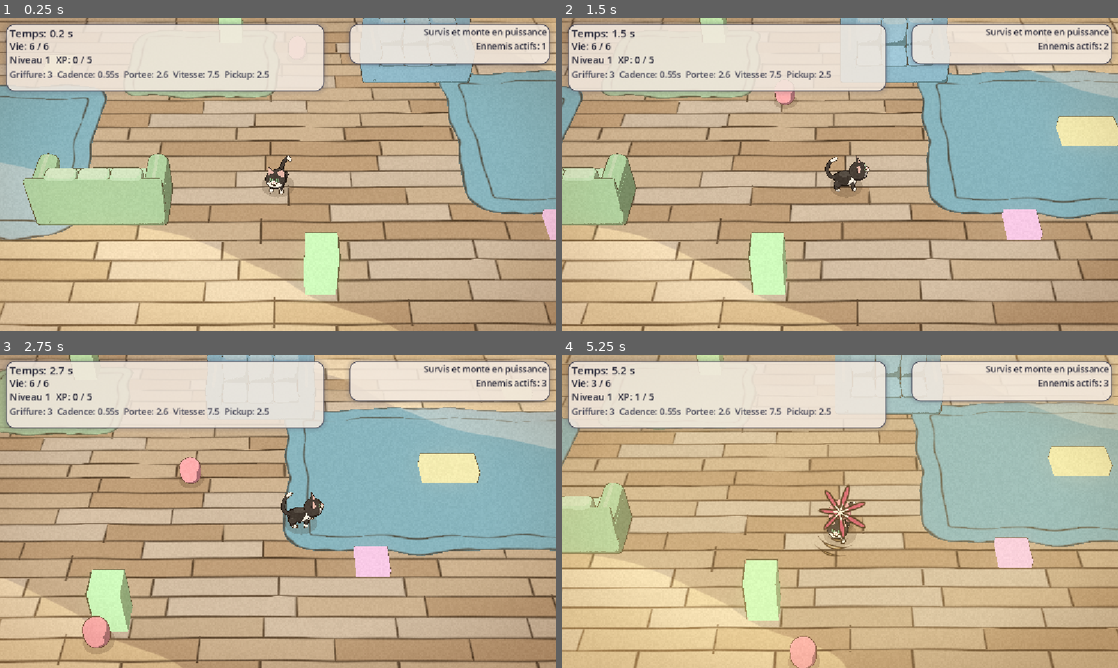
Above: before the commit, frames 1-4 (two rows, left to right).
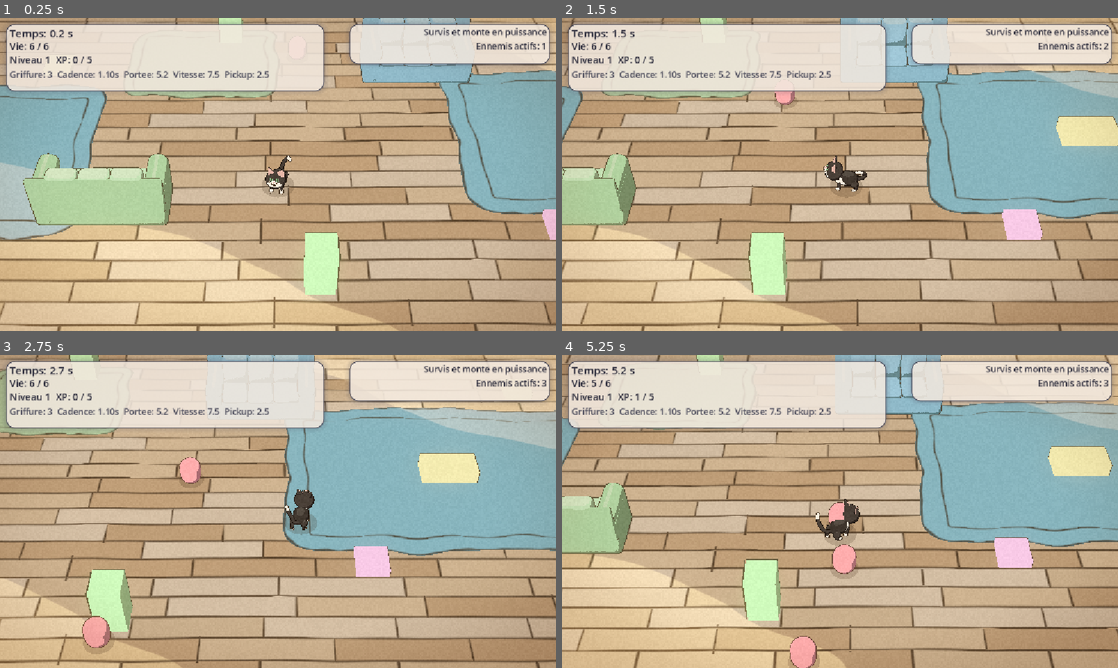
Above: after the commit, the same moments.

Repository: piiieeere/zeucozy
Game: Godot game, scene res://scenes/main.tscn
Two runs of this game, one before a commit and one after it. Both use one fixed random seed, a clock stepped at 60 frames per second and the inputs below.
Inputs (mouse positions are in pixels of both pictures, inside the frame that each line leads up to):
- Up to frame 1 (0.25 s): no input
- Up to frame 2 (1.5 s): tap Enter at 0.5 s; move the mouse to (962, 158) at 0.52 s; hold Right (ui_right) 0.53-1.25 s; tap O at 0.6 s; click (962, 158) at 0.67 s; drag from (728, 190) to (812, 237) at 1.27 s
- Up to frame 3 (2.75 s): move the mouse to (333, 442) at 2.02 s; hold Right (ui_right) from 2.03 s (still down); tap R at 2.1 s; click (333, 442) at 2.17 s
- Up to frame 4 (5.25 s): release Right (ui_right) at 2.75 s; drag from (812, 574) to (673, 464) at 2.77 s; move the mouse to (1006, 558) at 3.52 s; hold Left (ui_left) 3.53-4.25 s; tap 2 at 3.6 s; click (1006, 558) at 3.67 s; drag from (673, 464) to (756, 433) at 4.27 s; move the mouse to (867, 511) at 5.02 s; hold Down (ui_down) from 5.03 s (still down); tap 4 at 5.1 s; click (867, 511) at 5.17 s

The runs differ from the first frame. In frame 1, less than 0.1% of the frame differs, in the area x 17-31%, y 16-20%; in frame 2, 0.4%; in frame 3, 0.5%; in frame 4, 15%, in the area x 0-100%, y 0-100%.

Commit message:
feat: replace projectile with claw attack mechanics and update aiming system

Diff:
--- a/scripts/claw_slash.gd
+++ b/scripts/claw_slash.gd
@@ -6,8 +6,9 @@
 ## avec lui, et elles vont ensemble :
 ##
 ##   * elle ne cherche personne. Le projectile visait l'ennemi le plus proche ;
-##     la griffure part dans la direction ou le chat SE DEPLACE. C'est le
-##     joueur qui vise, en marchant ;
+##     la griffure part dans la direction que le JOUEUR pointe — a la souris,
+##     independamment de la marche depuis le 2026-08-16. Reculer en griffant
+##     devant soi est donc un mouvement possible ;
 ##   * elle porte court (~3 m) mais frappe fort, et elle touche TOUT ce qui est
 ##     dans son arc, pas une seule cible ;
 ##   * elle est enfant du chat. Un projectile est plante dans le monde et le
--- a/scripts/player.gd
+++ b/scripts/player.gd
@@ -13,12 +13,17 @@
 ## simplement debranche de l'auto-attaque.
 ##
 ## Trois choses distinguent la griffure du projectile, et elles vont ensemble :
-##   * elle ne vise PAS. Le projectile partait vers l'ennemi le plus proche ; la
-##     griffure part dans la direction ou le chat se deplace. Le joueur vise en
-##     marchant, ce qui donne au deplacement un second role ;
+##   * elle ne cherche personne toute seule. Le projectile partait vers l'ennemi
+##     le plus proche ; la griffure part la ou le JOUEUR vise — a la souris
+##     depuis le 2026-08-16, au deplacement tant que la souris n'a pas bouge ;
 ##   * elle porte court mais frappe fort, et elle touche tout son arc ;
 ##   * elle ne coute rien a l'animation du chat : c'est un decalque dessine pose
 ##     devant lui, le squelette continue de jouer idle/walk sans le savoir.
+##
+## LA VISEE EST DISSOCIEE DU DEPLACEMENT (2026-08-16). Marcher vers le bas en
+## griffant vers le haut est desormais possible, et c'est tout l'interet : la
+## fuite cesse d'etre passive. Le modele regarde la VISEE, pas la marche —
+## sinon la griffure partirait de cote, et une griffure est un geste du corps.
 
 const UpgradeDefinitions = preload("res://scripts/systems/upgrade_definitions.gd")
 const CelStyle := preload("res://scripts/systems/cel_style.gd")
@@ -39,24 +44,44 @@
 
 @export var speed: float = 7.5
 @export var max_health: int = 6
-@export var attack_interval: float = 0.55
+## Une griffure toutes les 1,1 s — la cadence a ete DIVISEE PAR DEUX en meme
+## temps que la portee doublait (2026-08-16). Les deux vont ensemble : un arc
+## de 5,2 m qui balaie deux fois par seconde nettoierait l'ecran sans que le
+## joueur ait a se placer, et le placement est tout ce que la griffure a
+## apporte.
+@export var attack_interval: float = 1.1
 
 ## Degats de la griffure. TRES au-dessus du projectile (1), et c'est la
 ## contrepartie assumee : la griffure ne porte qu'a 3 m et ne se dirige pas
 ## toute seule. Un chaser de depart tombe donc en un coup, mais il faut aller
 ## le chercher et lui faire face.
 @export var claw_damage: int = 3
-## Portee de la griffure, en metres. Le chat fait 1,86 : c'est un peu plus
-## d'une longueur de chat devant lui.
-##
-## Descendue de 3,0 a 2,6 apres lecture des frames : a 3,0 la boite de degats
-## portait visiblement plus loin que le dessin ne le laissait croire, et une
-## zone d'attaque qui ment est pire qu'une zone courte.
-@export var claw_range: float = 2.6
+## Portee de la griffure, en metres. Le chat fait 1,86 : c'est presque trois
+## longueurs de chat devant lui.
+##
+## DOUBLEE de 2,6 a 5,2 le 2026-08-16. Le dessin suit tout seul — `claw_slash`
+## dimensionne son decalque sur cette valeur (voir DRAW_SIZE), justement pour
+## que la portee et ce qu'on en voit ne puissent pas diverger.
+@export var claw_range: float = 5.2
 ## Ouverture de l'arc griffe, en degres. Large — une patte balaie, elle ne
-## pique pas — mais franchement frontal : c'est ce qui fait que la direction
-## de marche est une vraie visee.
+## pique pas — mais franchement frontal : c'est ce qui fait de la direction
+## visee une vraie visee, et non une decoration.
 @export var claw_arc_degrees: float = 120.0
+
+## Hauteur du plan de visee, en metres au-dessus des pattes du chat.
+##
+## Le curseur est un point 2D : pour en tirer un point du MONDE il faut un
+## plan a intersecter. Ce n'est pas le sol — sous 45° de plongee, un metre de
+## hauteur decale le point d'un bon demi-metre a l'ecran. On prend la hauteur
+## ou la griffure MORD (`claw_slash.HIT_HEIGHT`, 0,7), qui est aussi celle des
+## hurtbox ennemies (0,65 sur le chaser, 0,80 sur la brute) : poser le curseur
+## sur le corps d'un ennemi donne donc la direction qui le touche vraiment.
+@export var aim_height: float = 0.7
+
+## En deca de cette distance, le curseur est POSE SUR le chat : la direction y
+## bascule d'un cap a l'autre au moindre pixel de souris. On garde alors la
+## derniere visee valable, plutot que de faire pivoter le chat au hasard.
+@export var aim_dead_zone: float = 0.8
 
 ## Le projectile, en sommeil. Conserve pour un usage futur (arme secondaire,
 ## upgrade, ennemi tireur) : ses reglages continuent donc d'exister et de
@@ -67,8 +92,9 @@
 
 @export var pickup_radius: float = 2.5
 
-## Vitesse de rotation du modele vers la direction de marche. Le chat ne
-## claque pas d'un cap a l'autre, il tourne.
+## Vitesse de rotation du modele vers la direction VISEE. Le chat ne claque
+## pas d'un cap a l'autre, il tourne — d'autant plus necessaire depuis que la
+## souris peut retourner la visee de 180° en une frame.
 @export var turn_speed: float = 12.0
 
 ## Hauteur de depart des projectiles — a hauteur de museau, pas des pattes.
@@ -88,8 +114,22 @@
 var xp_to_next := 5
 var attack_cooldown := 0.0
 var invulnerability_timer := 0.0
+
+## D'ou vient la visee. La MANETTE viendra s'ajouter ici : une source de plus,
+## qui prend la main tant que le stick droit est pousse, exactement comme la
+## souris prend la main des qu'elle bouge.
+enum AimSource { MOVEMENT, MOUSE }
+
+## On demarre au deplacement, PAS a la souris, et ce n'est pas un detail : le
+## curseur est quelque part au lancement sans que le joueur l'y ait mis, et
+## dans les captures `--write-movie` il ne bougera jamais. Sans cette bascule,
+## le chat prendrait un cap arbitraire des la premiere frame. La souris prend
+## la visee au premier mouvement reel — voir `_input`.
+var aim_source := AimSource.MOVEMENT
+
+## La direction visee : celle de la griffure, et celle que le modele regarde.
 ## Vers la camera au depart : on ouvre sur le visage du chat, pas sur son dos.
-var facing_direction := Vector3.BACK
+var aim_direction := Vector3.BACK
 ## Une patte puis l'autre. Le balayage de la griffure change de sens a chaque
 ## coup — sans quoi deux griffures de suite se liraient comme un tampon
 ## recycle, exactement ce que le `spin` tire au hasard evite a l'eclat.
@@ -116,9 +156,6 @@
 	var input := Input.get_vector("ui_left", "ui_right", "ui_up", "ui_down")
 	var input_direction := Vector3(input.x, 0.0, input.y)
 
-	if input_direction != Vector3.ZERO:
-		facing_direction = input_direction.normalized()
-
 	velocity = input_direction * speed
 	move_and_slide()
 	_sync_animation(input_direction != Vector3.ZERO)
@@ -128,10 +165,27 @@
 	if game != null:
 		global_position = game.clamp_to_arena(global_position)
 
+	# La visee se lit APRES le deplacement : le curseur designe un point du
+	# monde, et c'est depuis la position d'arrivee du chat qu'on regarde vers
+	# lui. La lire avant ferait viser depuis la case d'avant.
+	aim_direction = _read_aim_direction(input_direction)
 	_face_direction(delta)
 
 	if invulnerability_timer > 0.0:
 		invulnerability_timer -= delta
+
+
+## La souris prend la visee des qu'elle BOUGE, jamais avant — et ne la rend
+## plus. Un simple booleen suffirait aujourd'hui ; l'enum existe parce que la
+## manette sera une troisieme source et qu'elle, elle rend la main (stick
+## relache = plus de visee au stick).
+##
+## `_input` et non `_unhandled_input` : un Control en MOUSE_FILTER_STOP — le
+## panneau d'upgrade, le HUD — avale les mouvements de souris qui le survolent,
+## et le joueur perdrait la visee pour avoir passe le curseur sur son ATH.
+func _input(event: InputEvent) -> void:
+	if event is InputEventMouseMotion:
+		aim_source = AimSource.MOUSE
 
 
 func _process(delta: float) -> void:
@@ -247,16 +301,84 @@
 	model.play(CelModel.ANIM_WALK if moving else CelModel.ANIM_IDLE)
 
 
-## Oriente le modele vers la marche. Un objet Godot tourne de rotation.y regarde
-## (-sin y, 0, -cos y) : d'ou l'atan2 sur les composantes negatives.
+## La visee de la frame. Deux sources aujourd'hui, et l'ordre entre elles n'est
+## pas negociable : des que la souris a servi, elle garde la visee meme quand
+## le chat marche. L'inverse — le deplacement reprenant la main des qu'on
+## marche — annulerait exactement la mecanique qu'on vient d'ajouter.
+##
+## Toute source qui ne sait pas repondre rend la DERNIERE visee, jamais zero :
+## une visee qui s'annule ferait pivoter le chat vers un cap arbitraire pendant
+## une frame, et la griffure part sur cette frame-la.
+func _read_aim_direction(move_direction: Vector3) -> Vector3:
+	if aim_source == AimSource.MOUSE:
+		var pointed := _mouse_aim_direction()
+		return pointed if pointed != Vector3.ZERO else aim_direction
+
+	if move_direction != Vector3.ZERO:
+		return move_direction.normalized()
+
+	return aim_direction
+
+
+## Le curseur -> une direction dans le monde. On tire le rayon de la camera qui
+## passe par le pixel du curseur, et on l'intersecte avec le plan horizontal de
+## visee (voir `aim_height`).
+##
+## La camera est prise au viewport et non au rig : le joueur n'a pas a savoir
+## qui le filme. Rend ZERO — "je ne sais pas viser cette frame" — dans les
+## trois cas ou la reponse ne voudrait rien dire : pas de camera, rayon
+## parallele au plan, curseur pose sur le chat.
+func _mouse_aim_direction() -> Vector3:
+	var camera := get_viewport().get_camera_3d()
+
+	if camera == null:
+		return Vector3.ZERO
+
+	# `get_mouse_position` rend des coordonnees de viewport, et
+	# `project_ray_*` les attend : l'etirement "canvas_items" du projet est
+	# defait des deux cotes par Godot, il n'y a rien a compenser ici.
+	var screen := get_viewport().get_mouse_position()
+	var ray_origin := camera.project_ray_origin(screen)
+	var ray := camera.project_ray_normal(screen)
+
+	if absf(ray.y) < 0.0001:
+		return Vector3.ZERO
+
+	var travel := (global_position.y + aim_height - ray_origin.y) / ray.y
+
+	# Le plan est DERRIERE la camera : elle regarde le ciel, ou le curseur est
+	# au-dessus de la ligne d'horizon. Le point d'intersection existe encore
+	# mathematiquement, mais il est dans le dos du joueur.
+	if travel <= 0.0:
+		return Vector3.ZERO
+
+	var to_target := ray_origin + ray * travel - global_position
+	to_target.y = 0.0
+
+	if to_target.length() < aim_dead_zone:
+		return Vector3.ZERO
+
+	return to_target.normalized()
+
+
+## Oriente le modele vers la VISEE, pas vers la marche. C'est ce qui permet au
+## chat de reculer en griffant devant lui, et c'est aussi ce qui garde la
+## griffure devant son corps : une patte qui partirait de cote pendant que le
+## chat regarde ailleurs ne se lirait plus comme un geste.
+##
+## Contrepartie assumee : le chat peut desormais marcher a reculons, et il n'a
+## qu'un `walk` — le cycle de pattes se lit alors a l'envers.
+##
+## Un objet Godot tourne de rotation.y regarde (-sin y, 0, -cos y) : d'ou
+## l'atan2 sur les composantes negatives.
 func _face_direction(delta: float) -> void:
-	var wanted := atan2(-facing_direction.x, -facing_direction.z)
+	var wanted := atan2(-aim_direction.x, -aim_direction.z)
 	model.rotation.y = lerp_angle(model.rotation.y, wanted, 1.0 - exp(-turn_speed * delta))
 
 
-## La griffure part dans la direction de marche — jamais vers un ennemi choisi
-## pour le joueur. C'est la difference de fond avec le projectile : ici, se
-## deplacer, c'est viser.
+## La griffure part dans la direction VISEE — jamais vers un ennemi choisi pour
+## le joueur. C'est la difference de fond avec le projectile : ici, c'est le
+## joueur qui pointe.
 ##
 ## Enfant du CHAT, et c'est le point : une griffure est un geste, pas un objet
 ## lache dans le monde. Plantee au sol elle se detacherait du chat des la
@@ -264,7 +386,7 @@
 func _slash_forward() -> void:
 	var slash = CLAW_SLASH_SCENE.instantiate()
 	add_child(slash)
-	slash.setup(facing_direction, claw_damage, claw_range, claw_arc_degrees, claw_side)
+	slash.setup(aim_direction, claw_damage, claw_range, claw_arc_degrees, claw_side)
 	# Sans ca, l'interpolation physique fait partir le decalque de l'origine du
 	# monde sur sa premiere frame — et sa premiere frame est un sixieme de sa vie.
 	slash.reset_physics_interpolation()
@@ -282,7 +404,7 @@
 		return
 
 	var origin := global_position + Vector3(0.0, muzzle_height, 0.0)
-	var direction := facing_direction
+	var direction := aim_direction
 	var best_distance := INF
 
 	for node in get_tree().get_nodes_in_group("enemies"):
Not shown, changed: CLAUDE.md
